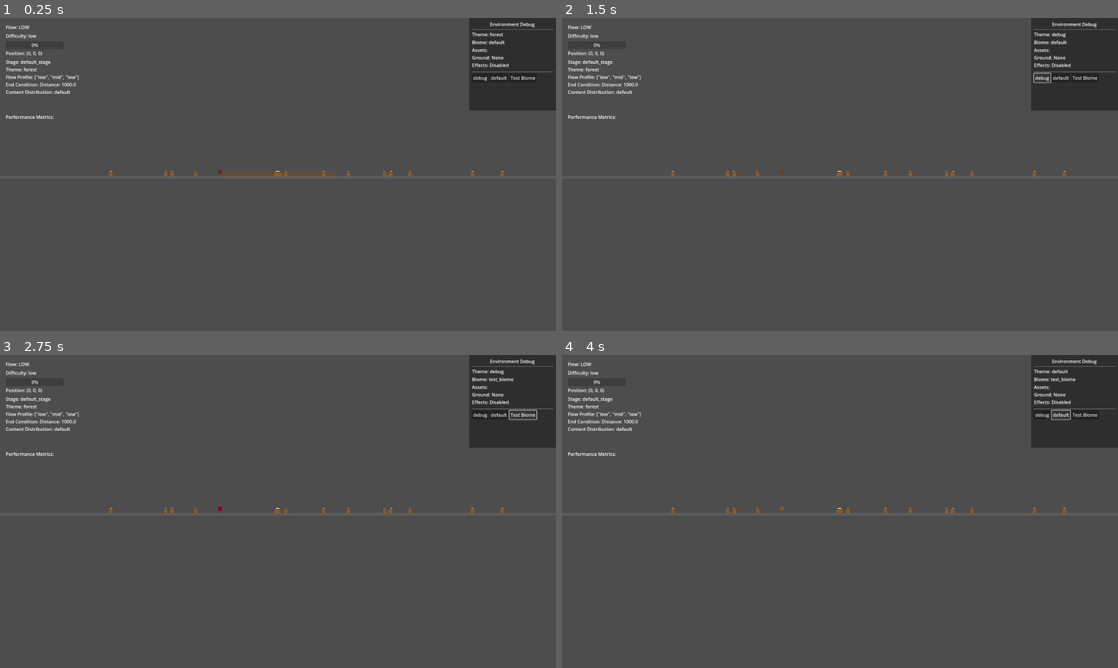
Above: before the commit, frames 1-4 (two rows, left to right).
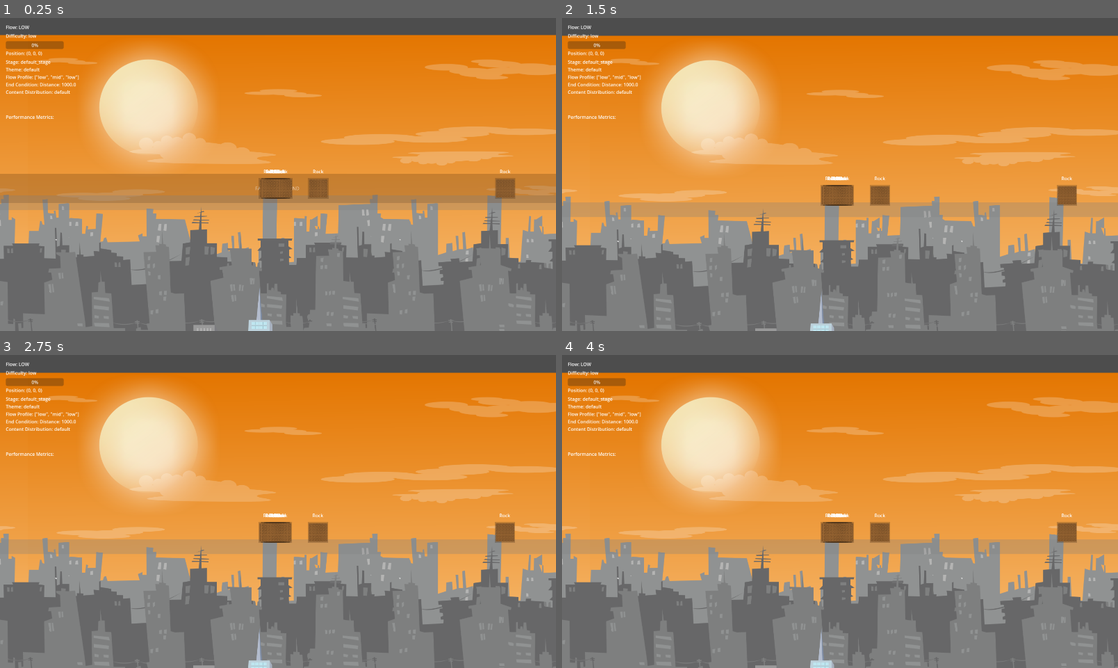
Above: after the commit, the same moments.

Repository: talofo/namoradinha
Game: Godot game, scene res://game/Game.tscn
Same seed, same stepped clock (60 frames per second), same inputs: the game is played once before the commit and once after it.
Inputs (mouse positions are in pixels of both pictures, inside the frame that each line leads up to):
- Up to frame 1 (0.25 s): no input
- Up to frame 2 (1.5 s): click (1062, 77) at 0.5 s, where only the run before the commit has a clickable "default"; click (1040, 77) at 1.25 s, where only the run before the commit has a clickable "debug"
- Up to frame 3 (2.75 s): click (522, 414) at 2 s, where only the run before the commit has a clickable "Test Biome"
- Up to frame 4 (4 s): click (1040, 414) at 2.75 s, where only the run before the commit has a clickable "debug"; click (1062, 414) at 3.5 s, where only the run before the commit has a clickable "default"

The runs differ from the first frame. In frame 1, 95% of the frame differs, in the area x 0-100%, y 0-100%; in frame 2, 95%; in frame 3, 95%; in frame 4, 95%.

Commit message:
added background layers and camera to follow the player - vertical aligment not correct

Diff:
--- /dev/null
+++ b/camera/CameraManager.gd
@@ -0,0 +1,96 @@
+# camera/CameraManager.gd
+# Handles camera follow logic for the player in a decoupled, signal-driven way.
+# SRP: Only manages camera tracking and smoothing.
+
+extends Node2D
+
+# Signal emitted when the camera position changes
+# Used by systems like VisualBackgroundSystem for parallax effects
+signal camera_moved(camera_position: Vector2, camera_zoom: Vector2)
+
+@onready var camera: Camera2D = $Camera2D
+
+var _player: Node2D = null
+var _previous_position: Vector2 = Vector2.ZERO
+
+func _ready() -> void:
+	# Connect to the global player_spawned signal
+	if GlobalSignals.player_spawned.is_connected(_on_player_spawned):
+		GlobalSignals.player_spawned.disconnect(_on_player_spawned)
+	GlobalSignals.player_spawned.connect(_on_player_spawned)
+	# Optionally, disable camera until player is spawned
+	camera.enabled = false
+
+func _on_player_spawned(player_node: Node2D) -> void:
+	_player = player_node
+	camera.enabled = true
+	camera.make_current()
+	camera.position_smoothing_enabled = true
+	camera.position_smoothing_speed = 8.0 # Adjust for desired smoothness
+
+	# Position the camera to ensure ground is at bottom of viewport
+	_adjust_initial_camera_position()
+
+func _process(delta: float) -> void:
+	if _player and camera.enabled:
+		var target_position = _player.global_position
+
+		# Get the viewport size
+		var viewport_size = get_viewport().get_visible_rect().size
+
+		# Position the camera so that ground level (y=0) is at 80% of the viewport height from the top
+		# This leaves 20% of the viewport below the ground level for visual padding
+		var ground_viewport_position = viewport_size.y * 0.8
+
+		# Calculate the camera y position that places ground level at the desired viewport position
+		var camera_y_position = -(viewport_size.y / 2) + ground_viewport_position
+
+		# If player is above a certain height, follow them vertically
+		# Otherwise, keep the ground at the desired position in the viewport
+		if _player.global_position.y < camera_y_position - viewport_size.y * 0.3:
+			# Player is high enough, follow them vertically
+			target_position.y = _player.global_position.y
+		else:
+			# Keep ground at desired position in viewport
+			target_position.y = camera_y_position
+
+		# Set camera position
+		camera.position = target_position
+
+		# Emit signal if camera position has changed
+		if camera.position != _previous_position:
+			camera_moved.emit(camera.position, camera.zoom)
+			_previous_position = camera.position
+
+# Returns the current camera position for systems that need it
+# Used as a fallback when signal-based updates are disabled
+func get_camera_position() -> Vector2:
+	return camera.position if camera else Vector2.ZERO
+
+# Adjusts the initial camera position to ensure ground level (y=0) is at an appropriate height in the viewport
+func _adjust_initial_camera_position() -> void:
+	if not _player:
+		return
+
+	# Get the viewport size
+	var viewport_size = get_viewport().get_visible_rect().size
+
+	# Position the camera so that ground level (y=0) is at 80% of the viewport height from the top
+	# This leaves 20% of the viewport below the ground level for visual padding
+	var ground_viewport_position = viewport_size.y * 0.8
+
+	# Calculate the camera y position that places ground level at the desired viewport position
+	var camera_y_position = -(viewport_size.y / 2) + ground_viewport_position
+
+	# Set the camera position
+	camera.position.x = _player.global_position.x
+	camera.position.y = camera_y_position
+
+	# Update previous position to avoid unnecessary signal emission
+	_previous_position = camera.position
+
+	# Emit signal for initial camera position
+	camera_moved.emit(camera.position, camera.zoom)
+
+	print("[CameraManager] Adjusted initial camera position to: ", camera.position,
+		" (ground at viewport position: ", ground_viewport_position, ")")
--- a/camera/CameraManager.tscn
+++ b/camera/CameraManager.tscn
@@ -1,6 +1,8 @@
-[gd_scene format=3 uid="uid://vd7j71qvqcph"]
+[gd_scene load_steps=2 format=3 uid="uid://vd7j71qvqcph"]
+
+[ext_resource type="Script" uid="uid://bmpsepyjbypfc" path="res://camera/CameraManager.gd" id="1_6luu5"]
 
 [node name="CameraManager" type="Node2D"]
+script = ExtResource("1_6luu5")
 
 [node name="Camera2D" type="Camera2D" parent="."]
-zoom = Vector2(0.2, 0.2)
--- a/game/Game.tscn
+++ b/game/Game.tscn
@@ -20,3 +20,4 @@
 [node name="MotionSystem" parent="." instance=ExtResource("6_knu3h")]
 
 [node name="EnvironmentSystem" parent="." instance=ExtResource("5_knu3h")]
+debug_mode = false
--- a/player/PlayerSpawner.tscn
+++ b/player/PlayerSpawner.tscn
@@ -4,4 +4,5 @@
 
 [node name="PlayerSpawner" type="Node2D"]
 script = ExtResource("1_8ijsm")
+spawn_position = Vector2(0, -50)
 launch_power = 0.7
--- a/resources/environment/themes/default_visual_background.tres
+++ b/resources/environment/themes/default_visual_background.tres
@@ -1,17 +1,153 @@
-[gd_resource type="Resource" script_class="EnvironmentThemeConfig" load_steps=5 format=3 uid="uid://ywq7vib7bwhs"]
+[gd_resource type="Resource" script_class="EnvironmentThemeConfig" load_steps=25 format=3 uid="uid://ywq7vib7bwhs"]
 
 [ext_resource type="Script" uid="uid://c7koeob67nheg" path="res://scripts/resources/EnvironmentThemeConfig.gd" id="1_yjk2e"]
 [ext_resource type="Script" uid="uid://bosr5hh8fx6jb" path="res://scripts/resources/BackgroundLayerElement.gd" id="2_4dtbj"]
 [ext_resource type="Script" uid="uid://davl0jyys8n3v" path="res://scripts/resources/BackgroundLayerConfig.gd" id="2_yjk2e"]
+[ext_resource type="Texture2D" uid="uid://btsuqe502gbev" path="res://environment/backgrounds/default/layer_0.png" id="3_y7ld0"]
+[ext_resource type="Texture2D" uid="uid://btmb2ju7bjh2t" path="res://environment/backgrounds/default/layer_01.png" id="4_siarf"]
+[ext_resource type="Texture2D" uid="uid://siylt2p2yixf" path="res://environment/backgrounds/default/layer_02.png" id="5_fudxm"]
+[ext_resource type="Texture2D" uid="uid://34dkx5xgmlwx" path="res://environment/backgrounds/default/layer_03.png" id="6_8tato"]
+[ext_resource type="Texture2D" uid="uid://d0pu2hx3kgf6p" path="res://environment/backgrounds/default/layer_04.png" id="7_bpa43"]
+[ext_resource type="Texture2D" uid="uid://b66ln3s1b33vu" path="res://environment/backgrounds/default/layer_05.png" id="8_cwrti"]
+[ext_resource type="Texture2D" uid="uid://bhrwc34lkqbf3" path="res://environment/backgrounds/default/layer_06.png" id="9_ayjf8"]
+[ext_resource type="Texture2D" uid="uid://b17rruou0epft" path="res://environment/backgrounds/default/layer_07.png" id="10_ensqi"]
+
+[sub_resource type="Resource" id="Resource_pk3e5"]
+script = ExtResource("2_4dtbj")
+texture = ExtResource("3_y7ld0")
+offset = Vector2(0, 0)
+scale = Vector2(1, 1)
+z_index = 0
+modulate = Color(1, 1, 1, 1)
+tiling_mode = 0
+region_enabled = false
+region_rect = Rect2(0, 0, 0, 0)
+metadata/_custom_type_script = "uid://bosr5hh8fx6jb"
+
+[sub_resource type="Resource" id="Resource_s2v0h"]
+script = ExtResource("2_4dtbj")
+texture = ExtResource("4_siarf")
+offset = Vector2(0, 0)
+scale = Vector2(1, 1)
+z_index = 1
+modulate = Color(1, 1, 1, 1)
+tiling_mode = 0
+region_enabled = false
+region_rect = Rect2(0, 0, 0, 0)
+metadata/_custom_type_script = "uid://bosr5hh8fx6jb"
 
 [sub_resource type="Resource" id="Resource_1"]
 script = ExtResource("2_yjk2e")
-layer_name = &"DefaultLayer"
+layer_name = &"far_away"
+parallax_ratio = Vector2(0.1, 0.1)
+elements = Array[ExtResource("2_4dtbj")]([SubResource("Resource_pk3e5"), SubResource("Resource_s2v0h")])
+z_index = 0
+
+[sub_resource type="Resource" id="Resource_82qsq"]
+script = ExtResource("2_4dtbj")
+texture = ExtResource("5_fudxm")
+offset = Vector2(0, 0)
+scale = Vector2(1, 1)
+z_index = 0
+modulate = Color(1, 1, 1, 1)
+tiling_mode = 0
+region_enabled = false
+region_rect = Rect2(0, 0, 0, 0)
+metadata/_custom_type_script = "uid://bosr5hh8fx6jb"
+
+[sub_resource type="Resource" id="Resource_3ra3o"]
+script = ExtResource("2_4dtbj")
+texture = ExtResource("6_8tato")
+offset = Vector2(0, 0)
+scale = Vector2(1, 1)
+z_index = 1
+modulate = Color(1, 1, 1, 1)
+tiling_mode = 0
+region_enabled = false
+region_rect = Rect2(0, 0, 0, 0)
+metadata/_custom_type_script = "uid://bosr5hh8fx6jb"
+
+[sub_resource type="Resource" id="Resource_jqqfy"]
+script = ExtResource("2_4dtbj")
+texture = ExtResource("7_bpa43")
+offset = Vector2(0, 0)
+scale = Vector2(1, 1)
+z_index = 2
+modulate = Color(1, 1, 1, 1)
+tiling_mode = 0
+region_enabled = false
+region_rect = Rect2(0, 0, 0, 0)
+metadata/_custom_type_script = "uid://bosr5hh8fx6jb"
+
+[sub_resource type="Resource" id="Resource_titmm"]
+script = ExtResource("2_yjk2e")
+layer_name = &"far"
+parallax_ratio = Vector2(0.25, 0.25)
+elements = Array[ExtResource("2_4dtbj")]([SubResource("Resource_82qsq"), SubResource("Resource_3ra3o"), SubResource("Resource_jqqfy")])
+z_index = 1
+metadata/_custom_type_script = "uid://davl0jyys8n3v"
+
+[sub_resource type="Resource" id="Resource_f4blp"]
+script = ExtResource("2_4dtbj")
+texture = ExtResource("8_cwrti")
+offset = Vector2(0, 0)
+scale = Vector2(1, 1)
+z_index = 0
+modulate = Color(1, 1, 1, 1)
+tiling_mode = 0
+region_enabled = false
+region_rect = Rect2(0, 0, 0, 0)
+metadata/_custom_type_script = "uid://bosr5hh8fx6jb"
+
+[sub_resource type="Resource" id="Resource_djhwq"]
+script = ExtResource("2_yjk2e")
+layer_name = &"mid"
 parallax_ratio = Vector2(0.5, 0.5)
-elements = Array[ExtResource("2_4dtbj")]([])
+elements = Array[ExtResource("2_4dtbj")]([SubResource("Resource_f4blp")])
+z_index = 3
+metadata/_custom_type_script = "uid://davl0jyys8n3v"
+
+[sub_resource type="Resource" id="Resource_wc458"]
+script = ExtResource("2_4dtbj")
+texture = ExtResource("9_ayjf8")
+offset = Vector2(0, 0)
+scale = Vector2(1, 1)
 z_index = 0
+modulate = Color(1, 1, 1, 1)
+tiling_mode = 0
+region_enabled = false
+region_rect = Rect2(0, 0, 0, 0)
+metadata/_custom_type_script = "uid://bosr5hh8fx6jb"
+
+[sub_resource type="Resource" id="Resource_l3gbj"]
+script = ExtResource("2_yjk2e")
+layer_name = &"close"
+parallax_ratio = Vector2(0.7, 0.7)
+elements = Array[ExtResource("2_4dtbj")]([SubResource("Resource_wc458")])
+z_index = 4
+metadata/_custom_type_script = "uid://davl0jyys8n3v"
+
+[sub_resource type="Resource" id="Resource_1rrw5"]
+script = ExtResource("2_4dtbj")
+texture = ExtResource("10_ensqi")
+offset = Vector2(0, 0)
+scale = Vector2(1, 1)
+z_index = 0
+modulate = Color(1, 1, 1, 1)
+tiling_mode = 0
+region_enabled = false
+region_rect = Rect2(0, 0, 0, 0)
+metadata/_custom_type_script = "uid://bosr5hh8fx6jb"
+
+[sub_resource type="Resource" id="Resource_vebj4"]
+script = ExtResource("2_yjk2e")
+layer_name = &"ground"
+parallax_ratio = Vector2(1, 1)
+elements = Array[ExtResource("2_4dtbj")]([SubResource("Resource_1rrw5")])
+z_index = 5
+metadata/_custom_type_script = "uid://davl0jyys8n3v"
 
 [resource]
 script = ExtResource("1_yjk2e")
 theme_name = &"default"
-layers = Array[ExtResource("2_yjk2e")]([SubResource("Resource_1")])
+layers = Array[ExtResource("2_yjk2e")]([SubResource("Resource_1"), SubResource("Resource_titmm"), SubResource("Resource_djhwq"), SubResource("Resource_l3gbj"), SubResource("Resource_vebj4")])
--- a/resources/physics/default_physics.tres
+++ b/resources/physics/default_physics.tres
@@ -19,7 +19,7 @@
 deceleration_speed_factor = 0.0001
 max_deceleration_factor = 0.05
 frame_rate_adjustment = 60.0
-default_launch_strength = 1500.0
+default_launch_strength = 1.0
 default_launch_angle_degrees = 85.0
 manual_air_boost_rising_strength = 300.0
 manual_air_boost_rising_angle = 45.0
--- a/resources/stage/configs/default_stage.tres
+++ b/resources/stage/configs/default_stage.tres
@@ -1,19 +1,22 @@
-[gd_resource type="Resource" script_class="StageCompositionConfig" load_steps=2 format=3]
+[gd_resource type="Resource" script_class="StageCompositionConfig" load_steps=2 format=3 uid="uid://crukxx3mplw03"]
 
-[ext_resource type="Script" path="res://scripts/stage/resources/StageConfig.gd" id="1_yjk2p"]
+[ext_resource type="Script" uid="uid://c6hgnaey5id50" path="res://scripts/stage/resources/StageConfig.gd" id="1_yjk2p"]
 
 [resource]
 script = ExtResource("1_yjk2p")
 id = "default_stage"
 target_difficulty = "low"
-flow_profile = ["low", "mid", "low"]
+flow_profile = Array[String](["low", "mid", "low"])
 chunk_count_estimate = 10
-theme = "forest"
+theme = "default"
 launch_event_type = "player_start"
 story_end_condition = {
 "type": "distance",
 "value": 1000.0
 }
+next_stage_logic = {}
+mandatory_events = Array[Dictionary]([])
+unlock_condition = ""
 chunk_selection = {
 "allowed_types": ["straight", "straight_easy", "curve_left_easy", "curve_right_easy"],
 "theme_tags": ["standard"]
--- a/scripts/stage/resources/StageConfig.gd
+++ b/scripts/stage/resources/StageConfig.gd
@@ -5,7 +5,7 @@
 @export var target_difficulty: String = "low" # E.g., "low", "medium", "hard"
 @export var flow_profile: Array[String] = ["low", "mid", "low"] # Sequence of flow states (e.g., "low", "rising", "mid", "high", "falling")
 @export var chunk_count_estimate: int = 10 # Estimation for fallback length/progress
-@export var theme: String = "forest"
+@export var theme: String = "default"
 @export var launch_event_type: String = "player_start" # For Story Mode start. E.g., "player_start", "npc_kick", "automatic"
 @export var story_end_condition: Dictionary = { # For Story Mode end.
     "type": "distance", # "distance" | "event"
@@ -22,7 +22,7 @@
 @export var unlock_condition: String = "" # Placeholder for progression gating
 @export var chunk_selection: Dictionary = { # Rules for procedural chunk selection
     "allowed_types": ["straight_easy", "curve_left_easy"], # List of ChunkDefinition.chunk_type
-    "theme_tags": ["forest", "standard"] # List of tags to match ChunkDefinition.theme_tags
+    "theme_tags": ["default", "standard"] # List of tags to match ChunkDefinition.theme_tags
 }
 @export var content_distribution_id: String = "default" # ID linking to a ContentDistribution resource
 @export var debug_markers: bool = false # Enable debug visualizations
--- a/visual_background/ParallaxLayerController.gd
+++ b/visual_background/ParallaxLayerController.gd
@@ -14,11 +14,14 @@
 # Internal tracking
 var active_layers = {}  # Dictionary to track created layers by name
 
-func build_layers(layer_configs: Array):
+func build_layers(layer_configs: Array, initial_position: Vector2 = Vector2.ZERO):
 	# Reset performance counters
 	texture_memory_usage = 0
 	active_layer_count = 0
 	draw_call_estimate = 0
+
+	# Set the initial scroll offset based on the initial camera position
+	scroll_offset = initial_position
 
 	# Process each layer config
 	for config in layer_configs:
@@ -32,6 +35,9 @@
 		parallax_layer.z_index = config.z_index
 		parallax_layer.name = "Layer_" + str(config.layer_name)
 
+		# Get the viewport size (needed for potential future use, keep it for now)
+		var viewport_size = get_viewport().get_visible_rect().size
+
 		# Process each element in the layer
 		for element in config.elements:
 			# Skip if invalid element
@@ -41,10 +47,37 @@
 			# Create sprite for this element
 			var sprite = Sprite2D.new()
 			sprite.texture = element.texture
-			sprite.position = element.offset
+
+			# Calculate sprite position relative to the ParallaxLayer origin (0,0)
+			# Position the sprite so its center aligns horizontally with the texture center,
+			# and its bottom edge aligns vertically with the layer's origin (y=0).
+			var sprite_position = element.offset # Start with the element's defined offset
+			if element.texture:
+				var texture_size = element.texture.get_size() * element.scale
+				sprite_position.x += texture_size.x / 2.0 # Center horizontally
+				sprite_position.y += texture_size.y / 2.0 # Align bottom edge to y=0
+
+				# Set motion mirroring for horizontal tiling using the texture width
+				# This applies to ALL layers, including ground, ensuring they tile correctly.
+				parallax_layer.motion_mirroring.x = element.texture.get_width()
+				# Ensure vertical mirroring is off unless specified otherwise (though not typical for backgrounds)
+				# parallax_layer.motion_mirroring.y = 0 # Default is 0, so explicit set might not be needed
+
+				# Add a debug print to show the sprite position and mirroring
+				print("[ParallaxLayerController] Element positioned at: ", sprite_position,
+					" (texture size: ", texture_size, ", layer: ", config.layer_name, ")",
+					" Mirroring.x: ", parallax_layer.motion_mirroring.x)
+
+			sprite.position = sprite_position
 			sprite.scale = element.scale
 			sprite.modulate = element.modulate
 			sprite.z_index = element.z_index
+			print("[ParallaxLayerController]   Creating Sprite2D for element with texture: ", element.texture.resource_path if element.texture else "None",
+				"\n      - Final Position: ", sprite.position,
+				"\n      - Base offset: ", element.offset,
+				"\n      - Layer type: ", config.layer_name,
+				"\n      - Parallax ratio: ", config.parallax_ratio,
+				"\n      - Mirroring: ", parallax_layer.motion_mirroring) # DEBUG PRINT
 
 			# Track approximate texture memory (very rough estimate)
 			if element.texture:
@@ -54,33 +87,8 @@
 			# Estimate draw calls (very rough)
 			draw_call_estimate += 1
 
-			# Handle tiling mode
-			match element.tiling_mode:
-				0:  # None
-					sprite.texture_repeat = CanvasItem.TEXTURE_REPEAT_DISABLED
-				1:  # Horizontal
-					sprite.texture_repeat = CanvasItem.TEXTURE_REPEAT_ENABLED
-					# Setup horizontal tiling (depends on your implementation)
-					var viewport_size = get_viewport().get_visible_rect().size
-					sprite.region_enabled = true
-					sprite.region_rect = Rect2(0, 0, viewport_size.x * 2, element.texture.get_height())
-				2:  # Vertical
-					sprite.texture_repeat = CanvasItem.TEXTURE_REPEAT_ENABLED
-					# Setup vertical tiling (depends on your implementation)
-					var viewport_size = get_viewport().get_visible_rect().size
-					sprite.region_enabled = true
-					sprite.region_rect = Rect2(0, 0, element.texture.get_width(), viewport_size.y * 2)
-				3:  # Both
-					sprite.texture_repeat = CanvasItem.TEXTURE_REPEAT_ENABLED
-					# Setup tiling in both directions
-					var viewport_size = get_viewport().get_visible_rect().size
-					sprite.region_enabled = true
-					sprite.region_rect = Rect2(0, 0, viewport_size.x * 2, viewport_size.y * 2)
-
-			# Apply any region settings
-			if element.region_enabled:
-				sprite.region_enabled = true
-				sprite.region_rect = element.region_rect
+			# Tiling is now handled by ParallaxLayer.motion_mirroring set earlier.
+			# The old Sprite2D region/repeat logic is removed.
 
 			# Add sprite to layer
 			parallax_layer.add_child(sprite)
@@ -124,5 +132,6 @@
 
 func update_scroll(camera_position: Vector2):
 	# Update the scroll offset based on camera position
-	# ParallaxBackground handles the differential scrolling automatically
+	# ParallaxBackground handles the differential scrolling automatically based on each layer's motion_scale
+	# This works in conjunction with our initial layer positioning to maintain proper parallax effect
 	scroll_offset = camera_position
--- a/visual_background/VisualBackgroundSystem.gd
+++ b/visual_background/VisualBackgroundSystem.gd
@@ -18,6 +18,7 @@
 
 # State
 var current_theme_name: String = ""
+var initial_camera_position: Vector2 = Vector2.ZERO
 
 func _ready():
 	# Setup references to dependencies (adjust based on your project structure)
@@ -26,6 +27,10 @@
 		environment_system = get_node_or_null("../")  # Try to get parent if we're a child of EnvironmentSystem
 
 	camera_manager = get_node_or_null("/root/Game/CameraManager")
+
+	# Get initial camera position if available
+	if camera_manager:
+		initial_camera_position = camera_manager.get_camera_position()
 
 	# Get theme database from environment system if possible
 	if environment_system and environment_system.has_method("get_theme_database"):
@@ -74,8 +79,8 @@
 	# Clear existing layers
 	parallax_controller.clear_layers()
 
-	# Build new layers from theme config
-	parallax_controller.build_layers(theme_config.layers)
+	# Build new layers from theme config with initial camera position
+	parallax_controller.build_layers(theme_config.layers, initial_camera_position)
 
 	# Emit signals for other systems
 	theme_changed.emit(current_theme_name)
Not shown, added: camera/CameraManager.gd.uid
Not shown: 1 places in environment/EnvironmentSystem.tscn that only renumber resources
Binary file added: environment/backgrounds/default/layer_0.png
Not shown, added: environment/backgrounds/default/layer_0.png.import
Binary file added: environment/backgrounds/default/layer_01.png
Not shown, added: environment/backgrounds/default/layer_01.png.import
Binary file added: environment/backgrounds/default/layer_02.png
Not shown, added: environment/backgrounds/default/layer_02.png.import
Binary file added: environment/backgrounds/default/layer_03.png
Not shown, added: environment/backgrounds/default/layer_03.png.import
Binary file added: environment/backgrounds/default/layer_04.png
Not shown, added: environment/backgrounds/default/layer_04.png.import
(and 10 more such lines)
